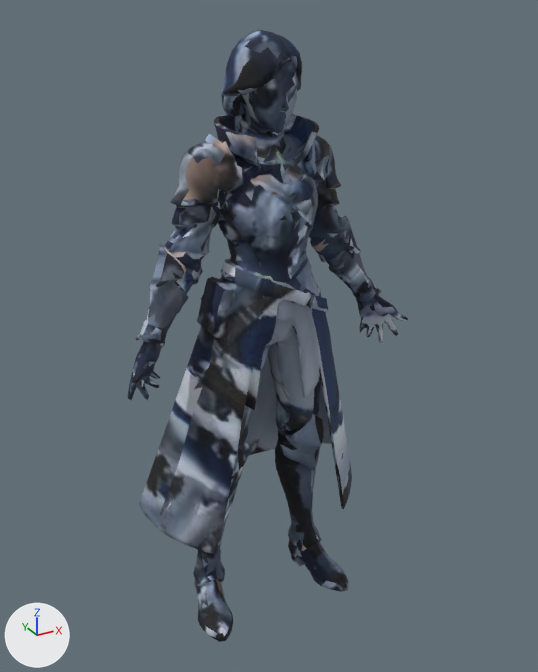
A saved change to the glTF model project/assets/models/board/pathc_ship/outfit_leader_coat_t1_f.glb.
Rendered twice from a 50 mm camera at (-0.996, -1.859, 1.9) aimed at (0.059, 0.059, 0.941). The lights are fixed; the arrows at lower left show +X, +Y and +Z. The older version comes first. Vertices at exactly the same position are counted once.

Objects in the first picture: 'outfit_leader_coat_t1_f'.
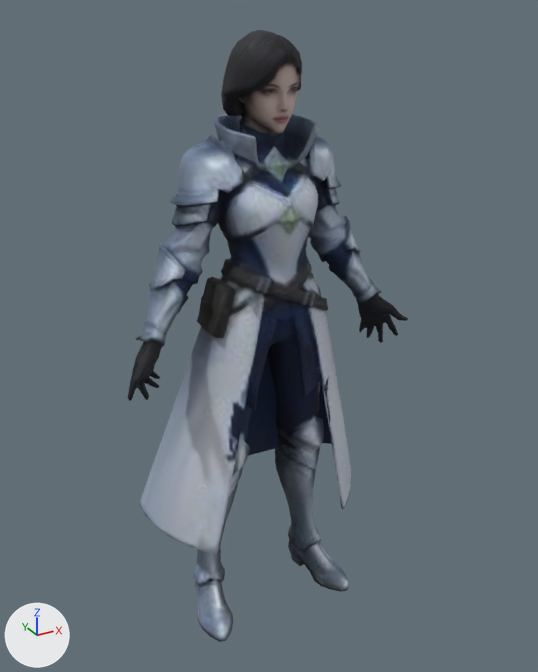
Pixel boxes (x1, y1, x2, y2) of what changed, in the pictures (538 x 672 px):
part 1 of me_node_0_001, reshaped: before (138, 61, 395, 641); after (128, 58, 407, 641)
part 2 of me_node_0_001, surface changed: (128, 30, 408, 642) in both

Edits to the bpy script that builds the scene:
```text
Change me_node_0_001:
    used by ob_outfit_leader_coat_t1_f; location = (0.0, 0.0, 0.0)
    remove me_node_0_001.from_pydata(...)  # 5502 vertices, 10997 faces; spans x -0.46..0.46, y -0.18..0.35, z 0.0..1.85
    add me_node_0_001.from_pydata(...)  # 5752 vertices, 11497 faces; spans x -0.46..0.46, y -0.18..0.35, z 0.0..1.85
    me_node_0_001 part 1: 20 vertices moved within x -0.38..0.34, y -0.14..0.09, z 0.25..1.6; 109 vertices removed from x -0.41..0.45, y -0.16..0.32, z 0.0..1.82; 359 vertices added at x -0.46..0.46, y -0.17..0.34, z 0.0..1.83
    me_node_0_001 part 2: 9790 kept faces spanning x -0.46..0.46, y -0.18..0.35, z 0.0..1.85 get new texture (UV) coordinates
```
